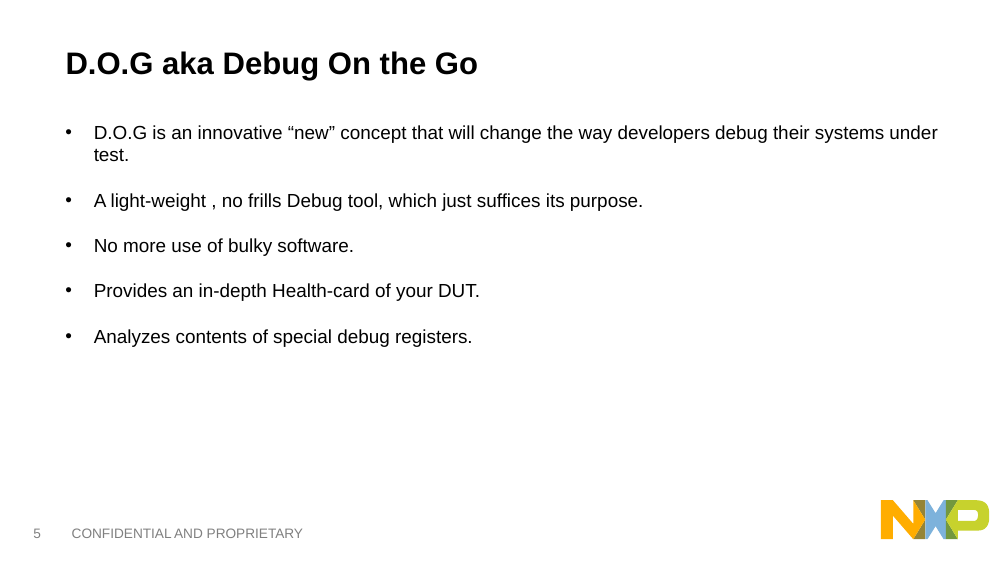
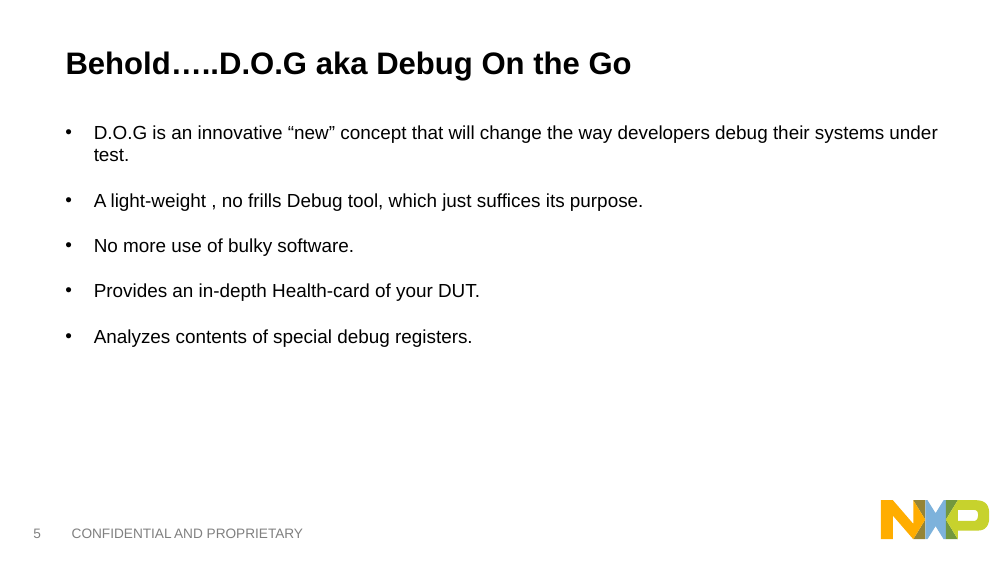
Before and after one commit to softwaresunleashed/dog, a slide deck: slide 6 of demo_artifacts/DOG-DebugOnGo.pptx. Drawn at 1008x567 pixels with LibreOffice and Linux fonts; fonts in the diff are those of the drawing. Boxes give left, top, right and bottom in pixels: in the first picture for what was removed or moved away, otherwise in the second. Text is boxed around its words. In the diff, an @@ line names an element or a change of style, - is before the commit and + after.

```diff
--- a/demo_artifacts/DOG-DebugOnGo.pptx
+++ b/demo_artifacts/DOG-DebugOnGo.pptx
@@ text at bbox=[66, 51, 632, 81]: text changed @@
-D.O.G aka Debug On the Go
+Behold…..D.O.G aka Debug On the Go
```
Also in this commit, not shown: 2 other slides changed, 5 slides added, 4 other files.
